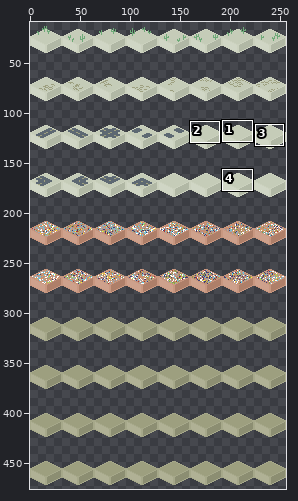
Pixel-art file, stored at assets/overworld/overworld_tile_decorations.aseprite. Above: a wide view before the commit, with the close-up outlined.
Close-up. First the earlier version:
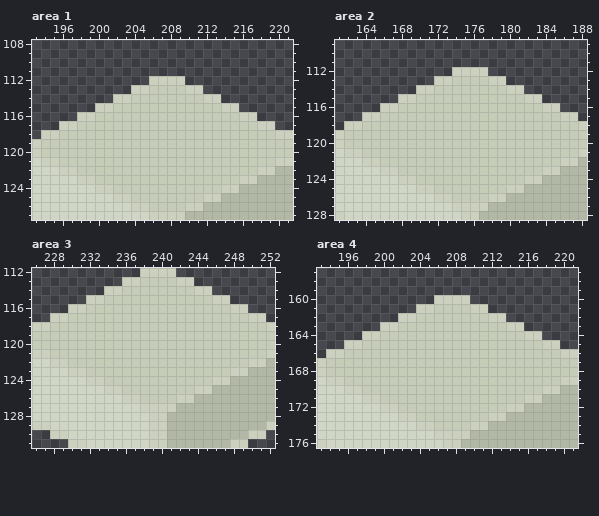
256x480 pixels, 1 frame. Shown: area 1: x 193..221, y 108..127; area 2: x 161..188, y 109..128; area 3: x 226..252, y 112..131; area 4: x 193..221, y 157..176. The wide view leaves out empty margins. The commit also changed other parts of the picture, which this record leaves out.
After the commit:
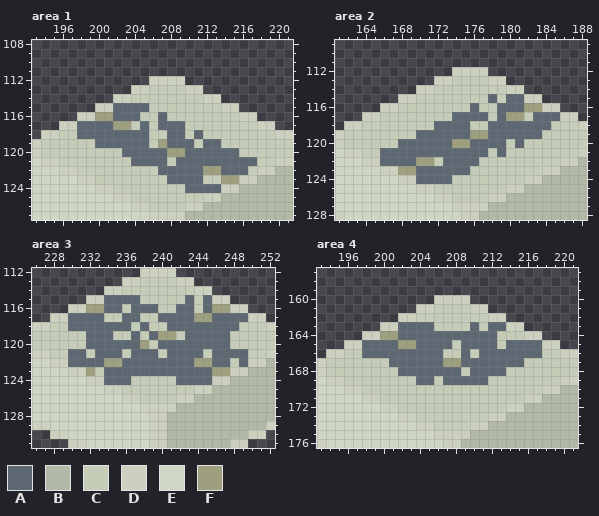
Palette (. is transparent): A #5d6872  B #b1b8a5  C #c5ccb8  D #cbd1be  E #d0d6c5  F #9d9f7f
From old to new:
layer "road" added
Area 1, layer "road":
y 115: x 202..205 CCCC -> AAAA
y 116: x 200..204 CCCCC -> FFAAA; x 207 C -> A
y 117: x 198..203 CCCCCC -> AAAAFF; x 205 C -> A; x 207..209 CCC -> AAA
y 118: x 198..205 CCCCCCCC -> AAAAAAAA; x 208..209 CC -> AA; x 211 C -> A
y 119: x 200..205 CCCCCC -> AAAAAA; x 207..210 CCCC -> FAAA; x 212..213 CC -> AA
y 120: x 203..215 CCCCCCCCCCCCC -> AAAAAFFAAAAAA
y 121: x 204..207 CCCC -> AAAA; x 209..217 CCCCCCCCC -> AAAAAAAAA
y 122: x 207..216 CCCCCCCCCC -> AAAAAFFAAA
y 123: x 208..211 CCCC -> AAAA; x 214..215 CC -> FF
y 124: x 210..213 CCCC -> AAAA
Area 2, layer "road":
y 115: x 178 C -> A; x 180..181 CC -> AA
y 116: x 176 C -> A; x 179..183 CCCCC -> AAAFF
y 117: x 174..177 CCCC -> AAAA; x 179..181 CCC -> AFF; x 183..185 CCC -> AAA
y 118: x 172..175 CCCC -> AAAA; x 178..184 CCCCCCC -> AAAAAAA
y 119: x 170..183 CCCCCCCCCCCCCC -> AAAAAAFFAAAAAA
y 120: x 168..179 CCCCCCCCCCCC -> AAAAAAFFAAAA; x 181 C -> A
y 121: x 166..177 CCCCCCCCCCCC -> AAAAAAAAAAAA; x 179 C -> A
y 122: x 166..171 CCCCCC -> AAAAFF; x 173..176 CCCC -> AAAA
y 123: x 168..175 CCCCCCCC -> FFAAAAAA
y 124: x 170..173 CCCC -> AAAA
Area 3, layer "road":
y 115: x 234..237 CCCC -> AAAA; x 243 C -> A; x 245 C -> A
y 116: x 232..235 CCCC -> FFAA; x 237..239 CCC -> AAA; x 242..243 CC -> AA; x 245..247 CCC -> AFF
y 117: x 230..233 CCCC -> AAAA; x 236..237 CC -> AA; x 240..249 CCCCCCCCCC -> AAAAFFAAAA
y 118: x 230..236 CCCCCCC -> AAAAAAA; x 238 C -> A; x 241..248 CCCCCCCC -> AAAAAAAA
y 119: x 232..234 CCC -> AAA; x 237 C -> A; x 239..241 CCC -> AFF; x 243..247 CCCCC -> AAAAA
y 120: x 232..238 CCCCCCC -> AAAAAAF; x 240..247 CCCCCCCC -> AAAAAAAA
y 121: x 230..231 CC -> AA; x 233..235 CCC -> AAA; x 237..239 CCC -> AAA; x 241..244 CCCC -> AAAA; x 246..249 CCCC -> AAAA
y 122: x 230..247 CCCCCCCCCCCCCCCCCC -> AAAAFFAAAAAAAAFFAA; x 249 C -> A
y 123: x 232 C -> F; x 234..247 CCCCCCCCCCCCCC -> AAAAAAAAAAAAFF
y 124: x 234..236 CCC -> AAA; x 242..245 CCCC -> AAAA
Area 4, layer "road":
y 163: x 202..205 CCCC -> AAAA; x 210 C -> A; x 212..213 CC -> AA
y 164: x 200..212 CCCCCCCCCCCCC -> FFAAAAAAAAAAA
y 165: x 198..207 CCCCCCCCCC -> AAAAFFAAAA; x 209..212 CCCC -> AAAA; x 214..217 CCCC -> AAAA
y 166: x 198..206 CCCCCCCCC -> AAAAAAAAA; x 209 C -> A; x 211..217 CCCCCCC -> AAAAAAA
y 167: x 201..215 CCCCCCCCCCCCCCC -> AAAAAAFFAAAAAAA
y 168: x 202..208 CCCCCCC -> AAAAAAA; x 210..213 CCCC -> AAAA
y 169: x 204..205 CC -> AA; x 207..211 CCCCC -> AAAAA
